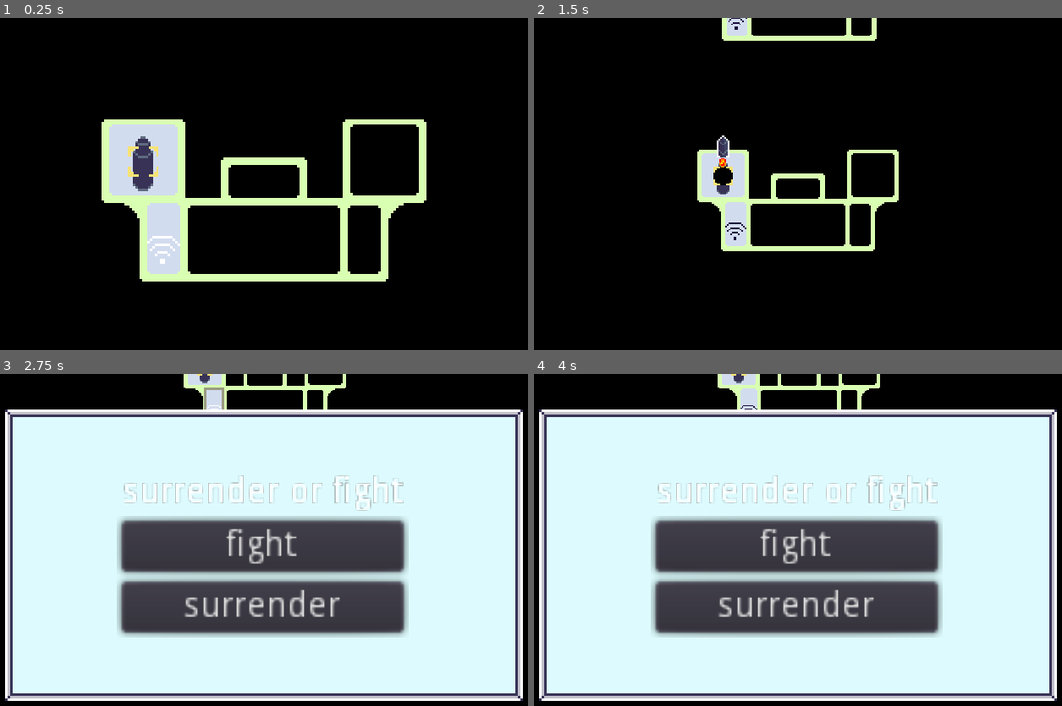
Above: before the commit, frames 1-4 (two rows, left to right).
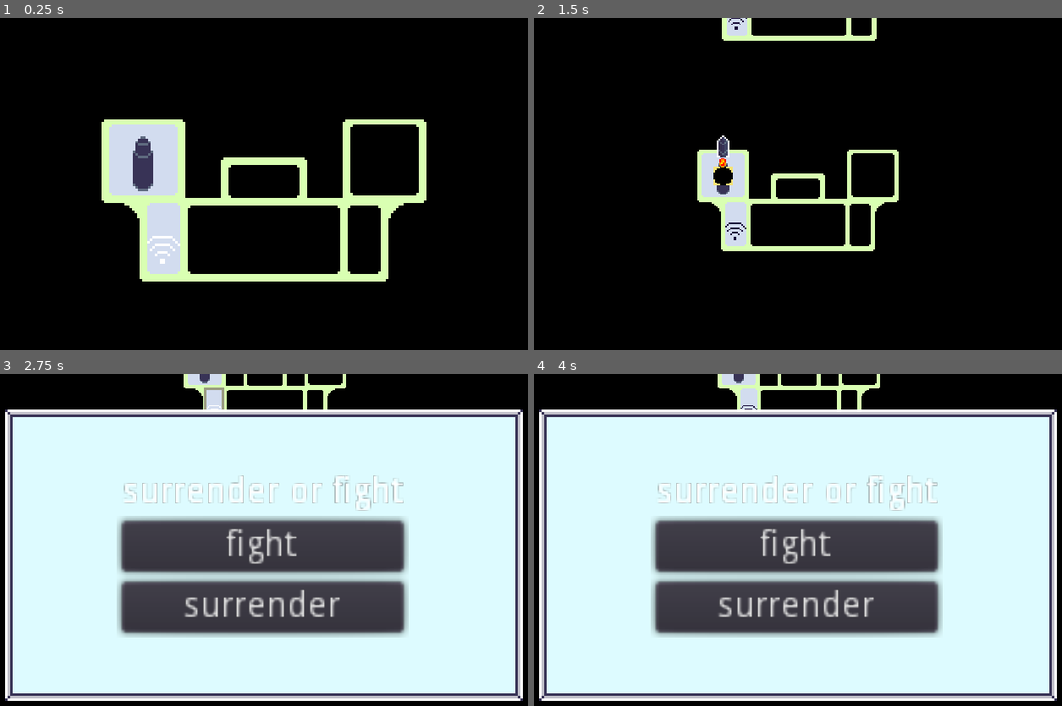
Above: after the commit, the same moments.

Repository: WolfgangSenff/GWJ31
Game: Godot game, scene res://scenes/Galaxy.tscn
Two runs of this game, one before a commit and one after it. Both use one fixed random seed, a clock stepped at 60 frames per second and the inputs below.
Inputs (mouse positions are in pixels of both pictures, inside the frame that each line leads up to):
- Up to frame 1 (0.25 s): no input
- Up to frame 2 (1.5 s): tap Enter at 0.5 s; move the mouse to (676, 160) at 0.52 s; click (676, 160) at 0.67 s; click "Fire" at 1.25 s
- Up to frame 3 (2.75 s): move the mouse to (216, 407) at 2.02 s; click (216, 407) at 2.17 s
- Up to frame 4 (4 s): click "fight" at 2.75 s; tap Space at 3.5 s; move the mouse to (745, 576) at 3.52 s; click (745, 576) at 3.67 s

The runs differ from the first frame. In frame 1, 0.1% of the frame differs, in the area x 24-30%, y 38-48%; in frame 2, nothing differs; in frame 3, less than 0.1%; in frame 4, less than 0.1%.

Commit message:
Weapons quick fix

Diff:
--- a/scenes/Galaxy.gd
+++ b/scenes/Galaxy.gd
@@ -7,4 +7,4 @@
     player.set_camera($Camera2D)
 
 func enter_battle() -> void:
-	pass
+    pass
--- a/scenes/RoomBase.gd
+++ b/scenes/RoomBase.gd
@@ -12,20 +12,20 @@
 export (String) var RoomId # Use this to target specific rooms with specific obstacles
 
 func _show_mouse_outline() -> void:
-	_room_outline.show()
+    _room_outline.show()
 
 func _hide_mouse_outline() -> void:
-	_room_outline.hide()
+    _room_outline.hide()
 
 func _room_input(viewport: Node, event: InputEvent, shape_idx: int) -> void:
-	if event is InputEventMouseButton and event.is_pressed():
-		_handle_mouse_input()
+    if event is InputEventMouseButton and event.is_pressed():
+        _handle_mouse_input()
 
 # When the room is extended, override this to handle what happens.
 #  The default for now is to show the ActivationPopup
 func _handle_mouse_input():
-	_activation_popup.popup_centered_ratio(.8)
-	# Chose .8 for no real reason
+    _activation_popup.popup_centered_ratio(.8)
+    # Chose .8 for no real reason
 
 
 # Emit room_activated when this room actually executes its command,
@@ -33,6 +33,6 @@
 #  the direction the ship is going
 
 func room_activated(command, data) -> void:
-	emit_signal("room_activated", self, command, data)
-	# All this does is emits the signal; however, individual
-	#  rooms should call this when needed
+    emit_signal("room_activated", self, command, data)
+    # All this does is emits the signal; however, individual
+    #  rooms should call this when needed
--- a/scenes/RoomBase.tscn
+++ b/scenes/RoomBase.tscn
@@ -20,7 +20,6 @@
 [node name="CanvasLayer" type="CanvasLayer" parent="."]
 
 [node name="ActivationPopup" type="Popup" parent="CanvasLayer"]
-visible = true
 margin_right = 413.0
 margin_bottom = 207.0
 mouse_filter = 2
@@ -47,6 +46,7 @@
 __meta__ = {
 "_edit_use_anchors_": false
 }
+
 [connection signal="input_event" from="RoomHover" to="." method="_room_input"]
 [connection signal="mouse_entered" from="RoomHover" to="." method="_show_mouse_outline"]
 [connection signal="mouse_exited" from="RoomHover" to="." method="_hide_mouse_outline"]
--- a/scenes/ShipBase.gd
+++ b/scenes/ShipBase.gd
@@ -45,6 +45,6 @@
             pass
 
 func handle_obstacle(obstacle, command, data) -> void:
-	# Same as above, but for obstacles. This is called
-	#  from the galaxy directly
-	pass
+    # Same as above, but for obstacles. This is called
+    #  from the galaxy directly
+    pass
--- a/scenes/gui/CircularTimedProgress.gd
+++ b/scenes/gui/CircularTimedProgress.gd
@@ -9,25 +9,25 @@
 var is_ready = true
 
 func _ready() -> void:
-	timer.connect("timeout", self, "_on_timer_timeout")
-	set_refresh_time(TimeToRefresh)
+    timer.connect("timeout", self, "_on_timer_timeout")
+    set_refresh_time(TimeToRefresh)
 
 # Have a separate function in case we want a room which can
 #  reduce these timers globally or something.
 func set_refresh_time(time) -> void:
-	max_value = time
-	TimeToRefresh = time
+    max_value = time
+    TimeToRefresh = time
 
 func begin_refresh() -> void:
-	is_ready = false
-	value = max_value
-	show()
-	timer.start()
+    is_ready = false
+    value = max_value
+    show()
+    timer.start()
 
 func _on_timer_timeout() -> void:
-	value -= 1
-	if value <= 0:
-		is_ready = true
-		timer.stop()
-		hide()
-		emit_signal("is_refreshed")
+    value -= 1
+    if value <= 0:
+        is_ready = true
+        timer.stop()
+        hide()
+        emit_signal("is_refreshed")
--- a/scenes/rooms/WeaponsRoom.gd
+++ b/scenes/rooms/WeaponsRoom.gd
@@ -7,8 +7,8 @@
 export (PackedScene) var Projectile
 
 func _handle_mouse_input():
-	if _button_timer.is_ready:
-		._handle_mouse_input()
+    if _button_timer.is_ready:
+        ._handle_mouse_input()
 
 func _on_activation_button_pressed() -> void:
     _button_timer.begin_refresh()
--- a/scenes/rooms/WeaponsRoom32x32.tscn
+++ b/scenes/rooms/WeaponsRoom32x32.tscn
@@ -32,12 +32,16 @@
 shape = SubResource( 1 )
 
 [node name="CircularTimedProgress" parent="." index="5" instance=ExtResource( 6 )]
+visible = false
 margin_left = -6.0
 margin_top = -6.0
 margin_right = 34.0
 margin_bottom = 34.0
 mouse_filter = 2
 TimeToRefresh = 10
+
+[node name="ActivationPopup" parent="CanvasLayer" index="0"]
+visible = false
 
 [node name="ContentContainer" parent="CanvasLayer/ActivationPopup/MainContainer" index="0"]
 mouse_filter = 2
@@ -55,4 +59,5 @@
 margin_right = 214.0
 margin_bottom = 103.0
 text = "Fire"
+
 [connection signal="pressed" from="CanvasLayer/ActivationPopup/MainContainer/ContentContainer/CenterContainer/Button" to="." method="_on_activation_button_pressed"]
